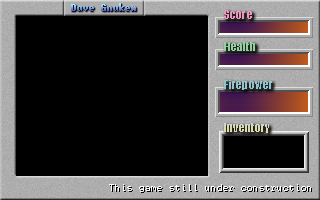
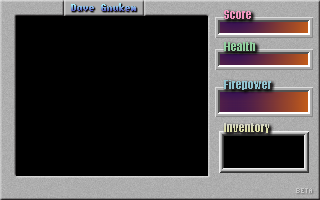
Layer changes from the first 320 × 200 image to the second:
hid "under construction" over box(109, 184, 312, 193)
added layer "beta" above "Firepower" over box(296, 188, 312, 193)
painted on "Firepower" over box(248, 81, 272, 89)
painted on "Score" over box(246, 11, 252, 19)
